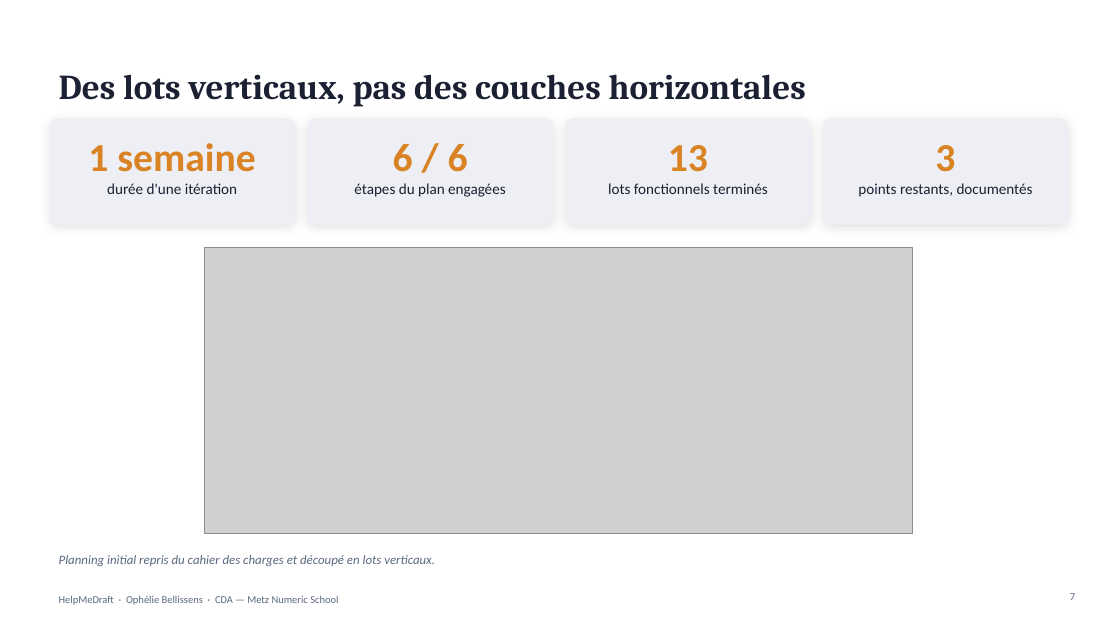
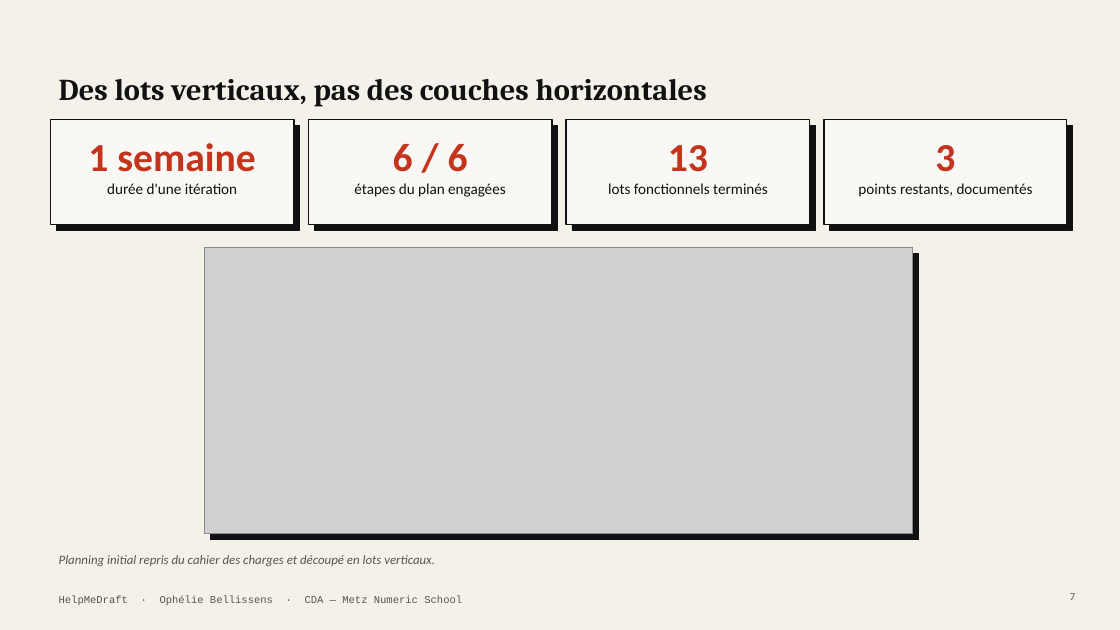
Before and after one commit to Equinoxya/HelpMeDraft---projet-fil-rouge, a slide deck: slide 7 of docs/Soutenance-HelpMeDraft.pptx. Drawn at 1120x630 pixels with LibreOffice and Linux fonts; fonts in the diff are those of the drawing; grey boxes stand for pictures. Boxes give left, top, right and bottom in pixels: in the first picture for what was removed or moved away, otherwise in the second. Text is boxed around its words. In the diff, an @@ line names an element or a change of style, - is before the commit and + after.

```diff
--- a/docs/Soutenance-HelpMeDraft.pptx
+++ b/docs/Soutenance-HelpMeDraft.pptx
@@ background #FFFFFF to #F4F1EA @@
@@ title "Des lots verticaux, pas des ..." at (x1=59, y1=79, x2=707, y2=107): size 30 to 26 pt, text colour #1B2033 to #111111 @@
@@ rounded rectangle removed at (x1=50, y1=119, x2=294, y2=224) @@
@@ rectangle added at (x1=50, y1=119, x2=294, y2=224), fill #FAF8F5, outline #111111 1.25 pt @@
@@ rounded rectangle removed at (x1=308, y1=119, x2=552, y2=224) @@
@@ rectangle added at (x1=308, y1=119, x2=552, y2=224), fill #FAF8F5, outline #111111 1.25 pt @@
@@ rounded rectangle removed at (x1=566, y1=119, x2=810, y2=224) @@
@@ rectangle added at (x1=566, y1=119, x2=810, y2=224), fill #FAF8F5, outline #111111 1.25 pt @@
@@ rounded rectangle removed at (x1=824, y1=119, x2=1067, y2=224) @@
@@ rectangle added at (x1=824, y1=119, x2=1067, y2=224), fill #FAF8F5, outline #111111 1.25 pt @@
@@ rectangle added at (x1=56, y1=125, x2=300, y2=230), fill #111111, outline #111111 0.75 pt @@
@@ rectangle added at (x1=314, y1=125, x2=558, y2=230), fill #111111, outline #111111 0.75 pt @@
@@ rectangle added at (x1=572, y1=125, x2=816, y2=230), fill #111111, outline #111111 0.75 pt @@
@@ rectangle added at (x1=830, y1=125, x2=1073, y2=230), fill #111111, outline #111111 0.75 pt @@
@@ text colour #D98324 to #C4341C in 4 elements at (x1=88, y1=143, x2=255, y2=172), (x1=393, y1=144, x2=468, y2=172), (x1=668, y1=145, x2=708, y2=172), (x1=935, y1=145, x2=955, y2=172) @@
@@ text colour #1B2033 to #111111 in 4 elements at (x1=107, y1=183, x2=237, y2=194), (x1=354, y1=183, x2=506, y2=197), (x1=608, y1=183, x2=768, y2=194), (x1=858, y1=183, x2=1033, y2=197) @@
@@ rectangle added at (x1=204, y1=248, x2=912, y2=534), fill #FFFFFF, outline #111111 1.25 pt @@
@@ rectangle added at (x1=210, y1=254, x2=918, y2=539), fill #111111, outline #111111 0.75 pt @@
@@ text "Planning initial repris du cahier ..." at (x1=59, y1=555, x2=435, y2=566): text colour #5B6880 to #5A554C @@
@@ text "HelpMeDraft · Ophélie Bellissens · ..." at (x1=59, y1=595, x2=462, y2=605): font Calibri to Courier New, text colour #5B6880 to #5A554C @@
@@ page number at (x1=1070, y1=593, x2=1075, y2=600): text colour #5B6880 to #5A554C @@
```
Also in this commit, not shown: 28 other slides changed, 3 other files.
